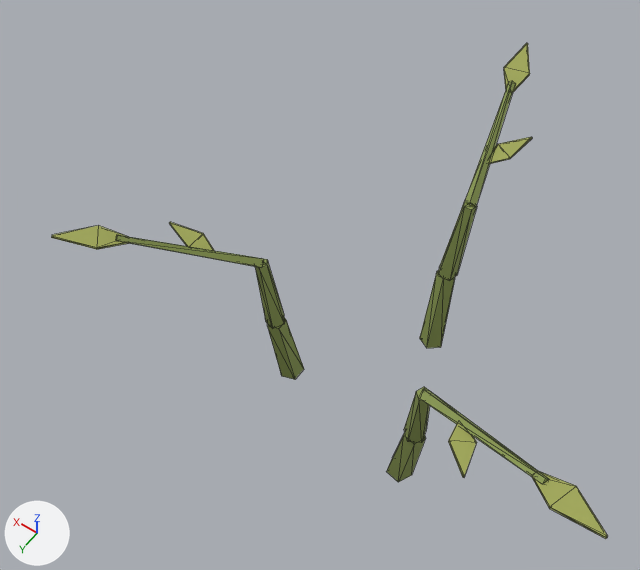
The glTF model public/assets/models/crop_tomato_sprout.glb: old version first, new version second.
Before and after are seen from a 50 mm camera at (-0.283, 0.515, 0.98) aimed at (0.088, -0.004, 0.163). The axes (+X, +Y, +Z) are drawn at lower left. The lights are the same throughout. The first picture is the older version. Mesh edges are drawn as thin lines. Vertices at exactly the same position are counted once.

The first picture shows 'tomato_sprout_0_leaflet_00', 'tomato_sprout_0_lower'.
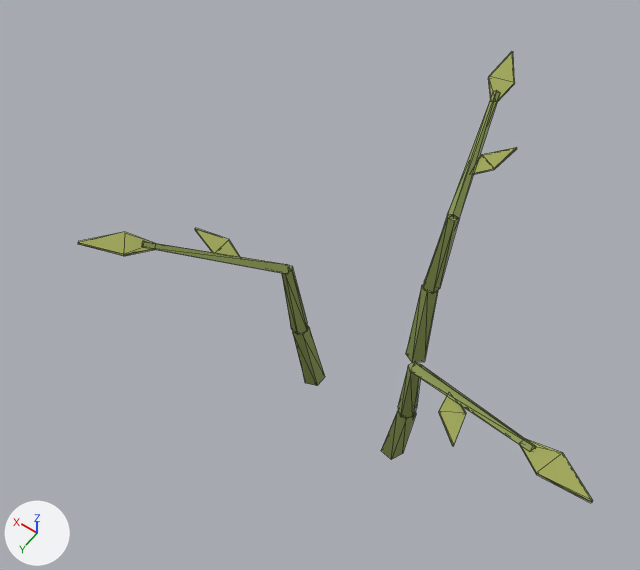
What differs and where, as boxes [x1, y1, x2, y2] in the pictures (640 x 570 px; the box of a moved part takes in the faces that stretch with it):
'tomato_sprout_0_lower', reshaped, moved, rescaled (9% narrower, 8% shorter): before [116, 81, 549, 484]; after [143, 90, 536, 460]
'tomato_sprout_0_leaflet_00', reshaped, moved, rescaled (7% narrower, 9% shorter): before [52, 43, 607, 539]; after [78, 52, 592, 503]
part 1 of me_tomato_sprout_0_leaflet_00_mesh, moved or reshaped: before [169, 222, 214, 251]; after [195, 228, 240, 257]
part 2 of me_tomato_sprout_0_leaflet_00_mesh, moved or reshaped: before [52, 225, 128, 249]; after [78, 232, 155, 256]
part 3 of me_tomato_sprout_0_leaflet_00_mesh, moved or reshaped: before [448, 422, 477, 478]; after [438, 394, 466, 446]
part 4 of me_tomato_sprout_0_leaflet_00_mesh, moved or reshaped: before [532, 471, 607, 539]; after [520, 439, 592, 503]
part 5 of me_tomato_sprout_0_leaflet_00_mesh, moved or reshaped: before [489, 137, 532, 164]; after [472, 147, 517, 174]
part 6 of me_tomato_sprout_0_leaflet_00_mesh, moved or reshaped: before [504, 43, 530, 92]; after [488, 52, 515, 102]
part 7 of me_tomato_sprout_0_lower_mesh, moved or reshaped: before [267, 318, 304, 379]; after [293, 325, 325, 386]
part 8 of me_tomato_sprout_0_lower_mesh, moved or reshaped: before [116, 235, 264, 268]; after [143, 241, 289, 274]
part 9 of me_tomato_sprout_0_lower_mesh, moved or reshaped: before [255, 259, 285, 329]; after [282, 266, 308, 335]
part 10 of me_tomato_sprout_0_lower_mesh, moved or reshaped: before [386, 433, 426, 482]; after [381, 409, 416, 460]
part 11 of me_tomato_sprout_0_lower_mesh, moved or reshaped: before [419, 389, 549, 484]; after [410, 362, 536, 451]
part 12 of me_tomato_sprout_0_lower_mesh, moved or reshaped: before [404, 387, 430, 443]; after [398, 361, 420, 418]
part 13 of me_tomato_sprout_0_lower_mesh, moved or reshaped: before [420, 270, 455, 348]; after [406, 284, 438, 363]
part 14 of me_tomato_sprout_0_lower_mesh, moved or reshaped: before [464, 81, 515, 207]; after [447, 90, 500, 218]
part 15 of me_tomato_sprout_0_lower_mesh, moved or reshaped: before [439, 201, 477, 281]; after [423, 215, 459, 293]

Patch to the scene script:
```diff
--- a/public/assets/models/crop_tomato_sprout.glb.py
+++ b/public/assets/models/crop_tomato_sprout.glb.py
@@ me_tomato_sprout_0_leaflet_00_mesh @@
 # used by ob_tomato_sprout_0_leaflet_00; parent = ob_crop_tomato_sprout_root; location = (-0.00698, -0.0802, 0.281); scale = (0.301, 0.301, 0.301)
-me_tomato_sprout_0_leaflet_00_mesh.from_pydata(...)  # 72 vertices, 120 faces; spans x -1.0..1.0, y -0.88..0.88, z -0.14..0.14
+me_tomato_sprout_0_leaflet_00_mesh.from_pydata(...)  # 72 vertices, 120 faces; spans x -1.0..1.0, y -0.89..0.89, z -0.16..0.16
+# me_tomato_sprout_0_leaflet_00_mesh part 1: the loose piece of 12 vertices spanning x 0.59..0.8, y 0.48..0.57, z -0.14..-0.09 is moved by (-0.03, -0.02, -0.02)
+# me_tomato_sprout_0_leaflet_00_mesh part 2: the loose piece of 12 vertices spanning x 0.8..1.0, y 0.7..0.88, z -0.03..0.03 is moved by (-0.01, 0.0, -0.01)
+# me_tomato_sprout_0_leaflet_00_mesh part 3: the loose piece of 12 vertices spanning x -0.59..-0.48, y 0.62..0.81, z -0.09..-0.04 is moved by (0.04, -0.04, -0.01)
+# me_tomato_sprout_0_leaflet_00_mesh part 4: the loose piece of 12 vertices spanning x -1.0..-0.75, y 0.7..0.8, z 0.03..0.09 is scaled about its middle by 1.09, then moved by (0.01, -0.04, 0.01)
+# me_tomato_sprout_0_leaflet_00_mesh part 5: the loose piece of 12 vertices spanning x -0.11..0.0, y -0.54..-0.35, z -0.03..0.01 is moved by (0.02, 0.03, 0.01)
+# me_tomato_sprout_0_leaflet_00_mesh part 6: the loose piece of 12 vertices spanning x 0.03..0.13, y -0.88..-0.63, z 0.08..0.14 is scaled about its middle by 1.09, then moved by (0.04, 0.0, 0.02)
 me_tomato_sprout_0_leaflet_00_mesh.materials.append(mat_foliage_highlight_01)
@@ me_tomato_sprout_0_lower_mesh @@
 # used by ob_tomato_sprout_0_lower; parent = ob_crop_tomato_sprout_root; location = (-0.000122, -0.0695, 0.165); scale = (0.247, 0.247, 0.247)
-me_tomato_sprout_0_lower_mesh.from_pydata(...)  # 84 vertices, 132 faces; spans x -1.0..1.0, y -0.87..0.87, z -0.61..0.61
+me_tomato_sprout_0_lower_mesh.from_pydata(...)  # 84 vertices, 132 faces; spans x -1.0..1.0, y -0.88..0.88, z -0.7..0.7
+# me_tomato_sprout_0_lower_mesh part 7: the loose piece of 10 vertices spanning x 0.37..0.53, y 0.36..0.5, z -0.61..-0.16 is scaled about its middle by (1.02, 1, 1.14), then moved by (-0.06, -0.04, -0.06)
+# me_tomato_sprout_0_lower_mesh part 8: the loose piece of 8 vertices spanning x 0.52..1.0, y 0.44..0.87, z 0.2..0.48 is scaled about its middle by (1.11, 1.11, 1.12), then moved by (-0.03, -0.01, 0.04)
+# me_tomato_sprout_0_lower_mesh part 9: the loose piece of 10 vertices spanning x 0.43..0.56, y 0.41..0.5, z -0.18..0.23 is scaled about its middle by (1.05, 0.975, 1.14), then moved by (-0.06, -0.04, 0.0)
+# me_tomato_sprout_0_lower_mesh part 10: the loose piece of 10 vertices spanning x -0.44..-0.28, y 0.51..0.65, z -0.61..-0.13 is scaled about its middle by (1.03, 0.989, 1.15), then moved by (0.07, -0.07, -0.05)
+# me_tomato_sprout_0_lower_mesh part 11: the loose piece of 8 vertices spanning x -1.0..-0.41, y 0.63..0.86, z 0.26..0.54 is scaled about its middle by (1.11, 1.12, 1.11), then moved by (0.03, -0.05, 0.05)
+# me_tomato_sprout_0_lower_mesh part 12: the loose piece of 10 vertices spanning x -0.45..-0.34, y 0.56..0.69, z -0.14..0.29 is scaled about its middle by (1, 1.04, 1.15), then moved by (0.07, -0.06, 0.01)
+# me_tomato_sprout_0_lower_mesh part 13: the loose piece of 10 vertices spanning x -0.14..-0.01, y -0.27..-0.09, z -0.61..-0.1 is scaled about its middle by (0.978, 1.03, 1.15), then moved by (0.03, 0.07, -0.05)
+# me_tomato_sprout_0_lower_mesh part 14: the loose piece of 8 vertices spanning x -0.12..0.07, y -0.87..-0.27, z 0.33..0.61 is scaled about its middle by (1.12, 1.11, 1.11), then moved by (0.03, 0.02, 0.07)
+# me_tomato_sprout_0_lower_mesh part 15: the loose piece of 10 vertices spanning x -0.12..-0.01, y -0.31..-0.18, z -0.11..0.36 is scaled about its middle by (1.01, 1.04, 1.15), then moved by (0.03, 0.06, 0.02)
 me_tomato_sprout_0_lower_mesh.materials.append(mat_foliage_sage_01)
@@ ob_tomato_sprout_0_leaflet_00 @@
 ob_tomato_sprout_0_leaflet_00.parent = ob_crop_tomato_sprout_root
-ob_tomato_sprout_0_leaflet_00.location = (-0.00698, -0.0802, 0.281)
-ob_tomato_sprout_0_leaflet_00.scale = (0.301, 0.301, 0.301)
+ob_tomato_sprout_0_leaflet_00.location = (-0.00996, -0.0701, 0.283)
+ob_tomato_sprout_0_leaflet_00.scale = (0.275, 0.275, 0.275)
@@ ob_tomato_sprout_0_lower @@
 ob_tomato_sprout_0_lower.parent = ob_crop_tomato_sprout_root
-ob_tomato_sprout_0_lower.location = (-0.000122, -0.0695, 0.165)
-ob_tomato_sprout_0_lower.scale = (0.247, 0.247, 0.247)
+ob_tomato_sprout_0_lower.location = (-0.0031, -0.0594, 0.165)
+ob_tomato_sprout_0_lower.scale = (0.222, 0.222, 0.222)
```
